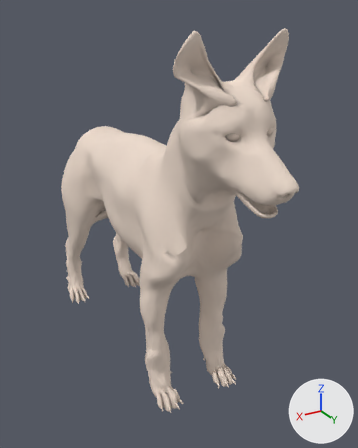
Renders of the glTF model public/models/dog/integumentary.glb from each side of a commit.
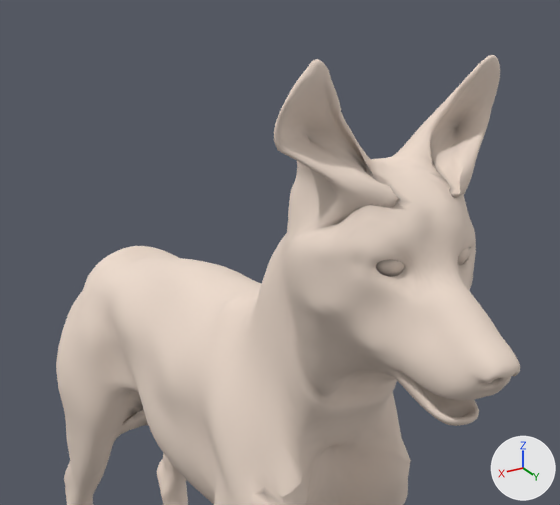
Old and new are each drawn whole from a 50 mm camera at (0.459, 0.912, 0.744) aimed at (-0.043, 0.076, 0.326) and again close up on the part from 9% to 89% of the width and 0% to 58% of the height. Lighting does not change. The marker at lower right points along +X, +Y and +Z. The older version's two pictures come first. Where no turn or scale is listed for an object, it has been applied to the vertices.

Before the edit, the objects in view are built like this:
```python
me_dog_integumentary_eyes_r = bpy.data.meshes.new('dog_integumentary_eyes_R')
me_dog_integumentary_eyes_r.from_pydata(...)  # 1004 vertices, 2000 faces; spans x -0.97..0.97, y -0.9..0.9, z -1.0..1.0
me_dog_integumentary_eyes_r.materials.append(mat_default)
me_dog_integumentary_skin = bpy.data.meshes.new('dog_integumentary_skin')
me_dog_integumentary_skin.from_pydata(...)  # 24692 vertices, 49332 faces; spans x -0.26..0.26, y -1.0..1.0, z -0.87..0.87
me_dog_integumentary_skin.materials.append(mat_default)
ob_dog_integumentary_eyes_r = bpy.data.objects.new('dog_integumentary_eyes_R', me_dog_integumentary_eyes_r)
ob_dog_integumentary_eyes_r.location = (0.029, 0.341, 0.585)
ob_dog_integumentary_eyes_r.scale = (0.0189, 0.0189, 0.0189)
ob_dog_integumentary_skin = bpy.data.objects.new('dog_integumentary_skin', me_dog_integumentary_skin)
ob_dog_integumentary_skin.location = (0.0, 0.033, 0.36)
ob_dog_integumentary_skin.scale = (0.416, 0.416, 0.416)
```
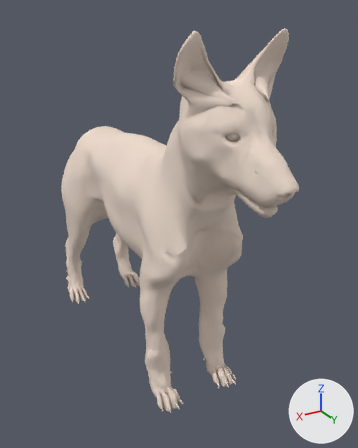
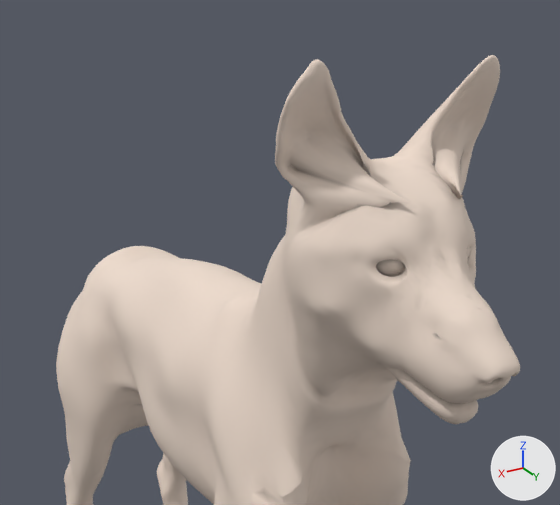
Pixel boxes (x1, y1, x2, y2) of what changed, in the close-ups (560 x 505 px; the box of a moved part takes in the faces that stretch with it):
'dog_integumentary_eyes_R', moved
    before: (376, 259, 404, 277)
    after: (376, 259, 405, 277)
part 1 of me_dog_integumentary_skin, moved or reshaped
    before: (278, 83, 500, 426)
    after: (275, 82, 502, 423)
part 2 of me_dog_integumentary_skin, moved or reshaped
    both: (111, 391, 148, 432)
part 3 of me_dog_integumentary_skin, edited (looks the same)
    both: (66, 65, 518, 505)
part 4 of me_dog_integumentary_skin, recoloured
    before: (125, 121, 477, 427)
    after: (142, 121, 469, 426)
part 5 of me_dog_integumentary_skin, recoloured
    before: (135, 149, 453, 414)
    after: (321, 149, 463, 266)

The change in detail:
me_dog_integumentary_skin has 24692 vertices, 49332 faces and spans x -0.26..0.26, y -1.0..1.0, z -0.87..0.87.
me_dog_integumentary_skin is used by ob_dog_integumentary_skin; location (0.0, 0.033, 0.36); scale (0.416, 0.416, 0.416).
me_dog_integumentary_skin part 1: 2365 of 24692 vertices moved; they spanned x -0.22..0.23, y 0.58..0.95, z 0.25..0.81 and now span x -0.24..0.23, y 0.57..0.96, z 0.26..0.81; mean shift (0.0, -0.01, 0.01); largest move (0.08, 0.75, 0.66) -> (0.19, 0.61, 0.68).
me_dog_integumentary_skin part 2: 352 of 24692 vertices moved; they spanned x -0.19..0.18, y -0.89..-0.44, z -0.55..0.04 and now span x -0.19..0.19, y -0.88..-0.42, z -0.55..0.03; mean shift (0.0, 0.0, 0.0); largest move (0.07, -0.53, -0.18) -> (0.03, -0.43, -0.16).
me_dog_integumentary_skin part 3: 5868 faces centred in x -0.25..0.25, y -0.9..1.0, z -0.87..0.85 are repainted in the vertex colours; the middle colour goes from white #fcfcfc to white #fbfbfb.
me_dog_integumentary_skin part 4: 3096 faces centred in x -0.25..0.25, y -0.88..0.99, z -0.87..0.74 are repainted in the vertex colours; the middle colour goes from white #e8e8e8 to light grey #cdcdcd.
me_dog_integumentary_skin part 5: 1364 faces centred in x -0.25..0.25, y -0.73..0.78, z -0.86..0.71 are repainted in the vertex colours; the middle colour goes from grey #adadad to grey #afafaf.
Object 'dog_integumentary_eyes_R' (ob_dog_integumentary_eyes_r) moves from (0.029, 0.341, 0.585) to (0.029, 0.344, 0.585).
